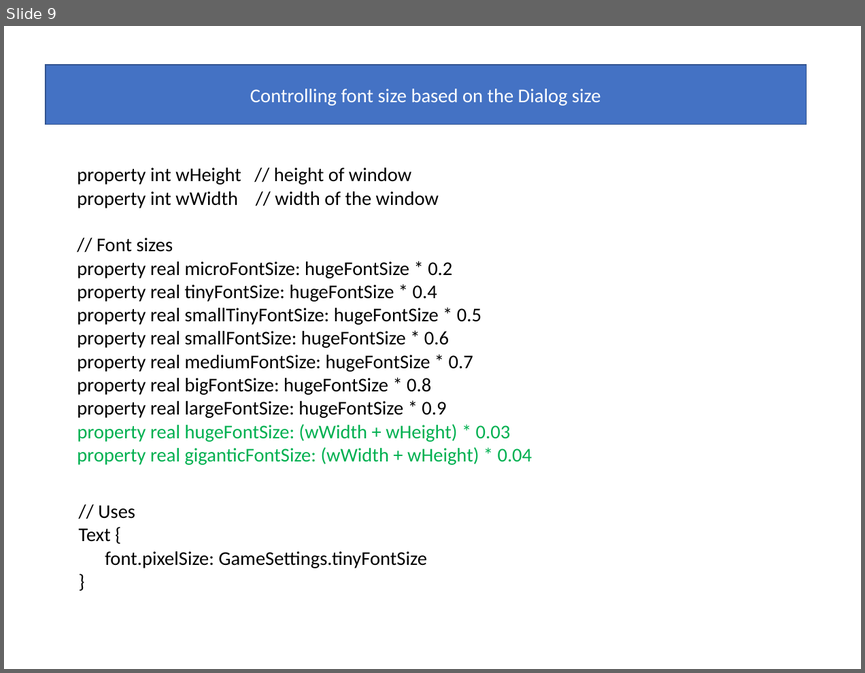
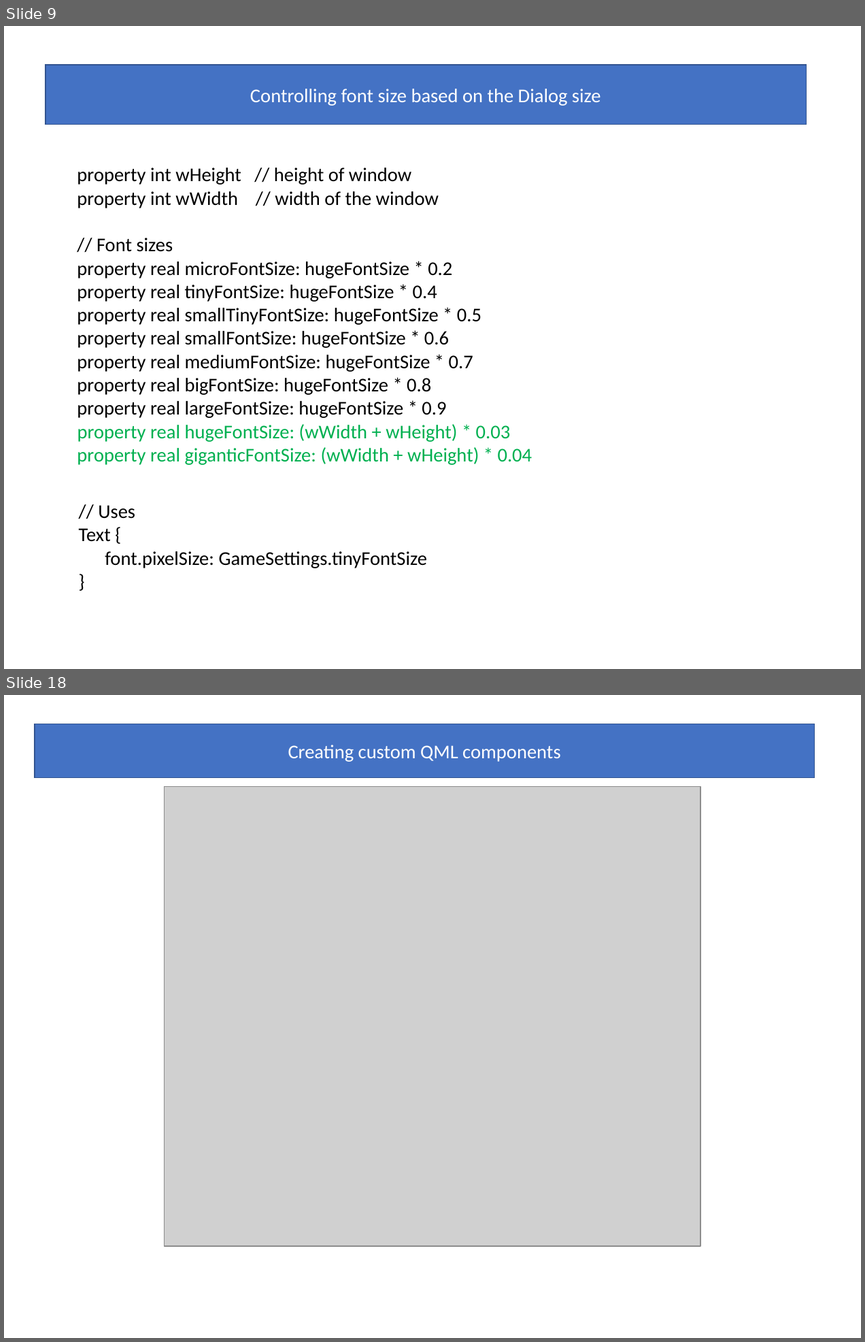
Before and after one commit to girishlande/QMLProjects, a slide deck: learnings.pptx. Shown one above the other, each under a label of ours: slide 9 before the commit, slides 9 and 18 after it; the slides between them are not shown. The pictures are 865x673 and 865x1342 pixels, drawn with LibreOffice and Linux fonts; fonts in the diff are those of the drawing; grey boxes stand for pictures; background and template pictures are left out. Boxes give left, top, right and bottom in pixels: in the first picture for what was removed or moved away, otherwise in the second. Text is boxed around its words. In the diff, an @@ line names an element or a change of style, - is before the commit and + after.

```diff
--- a/learnings.pptx
+++ b/learnings.pptx
@@ slide 18 added at [4,695,861,1338], background picture (left out) @@
@@ rectangle added at [35,724,814,777], fill #4472C4, outline #325491 1 pt, 18 pt, text #FFFFFF @@
+Creating custom QML components
@@ picture added at [164,787,700,1246] @@
```
Also in this commit, not shown: 2 slides changed, 9 other slides added, 24 other files.
